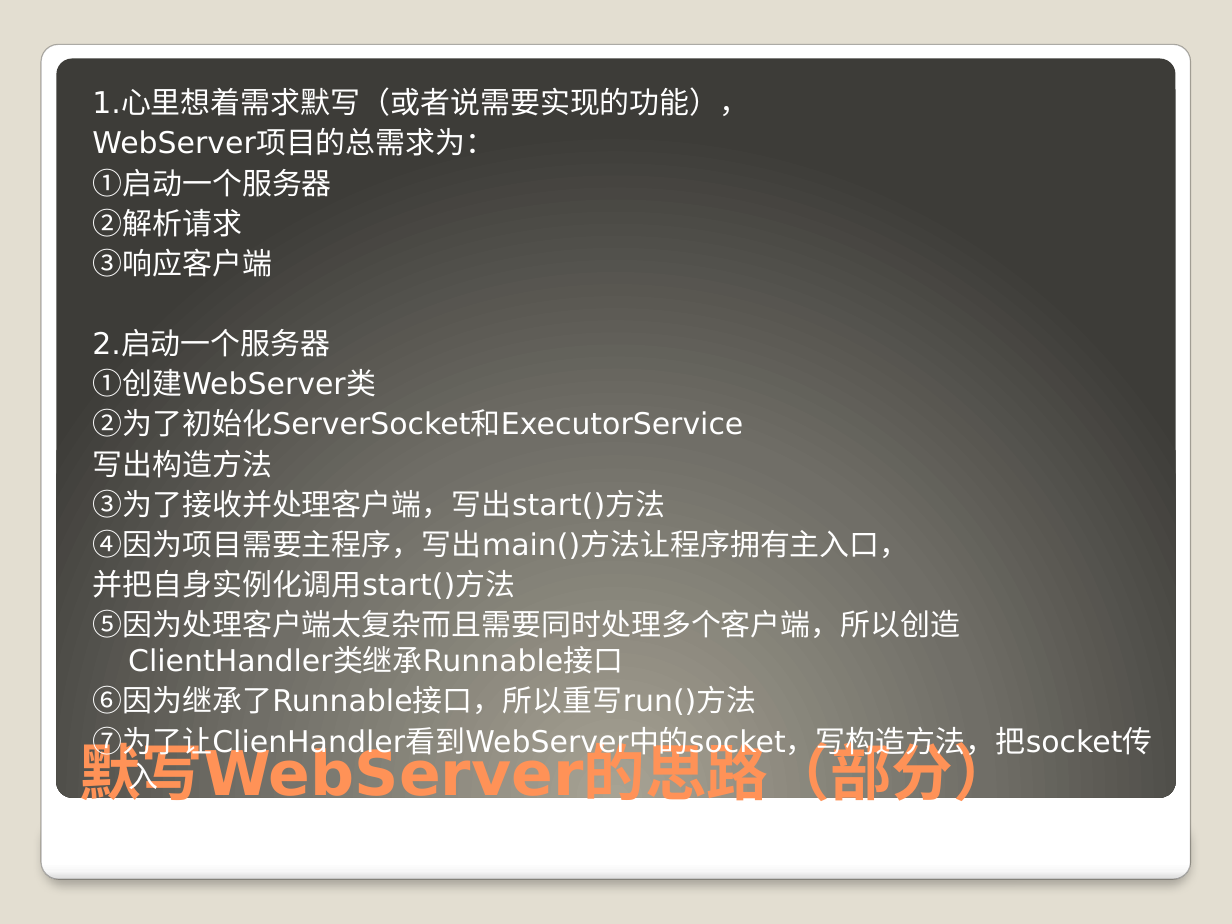
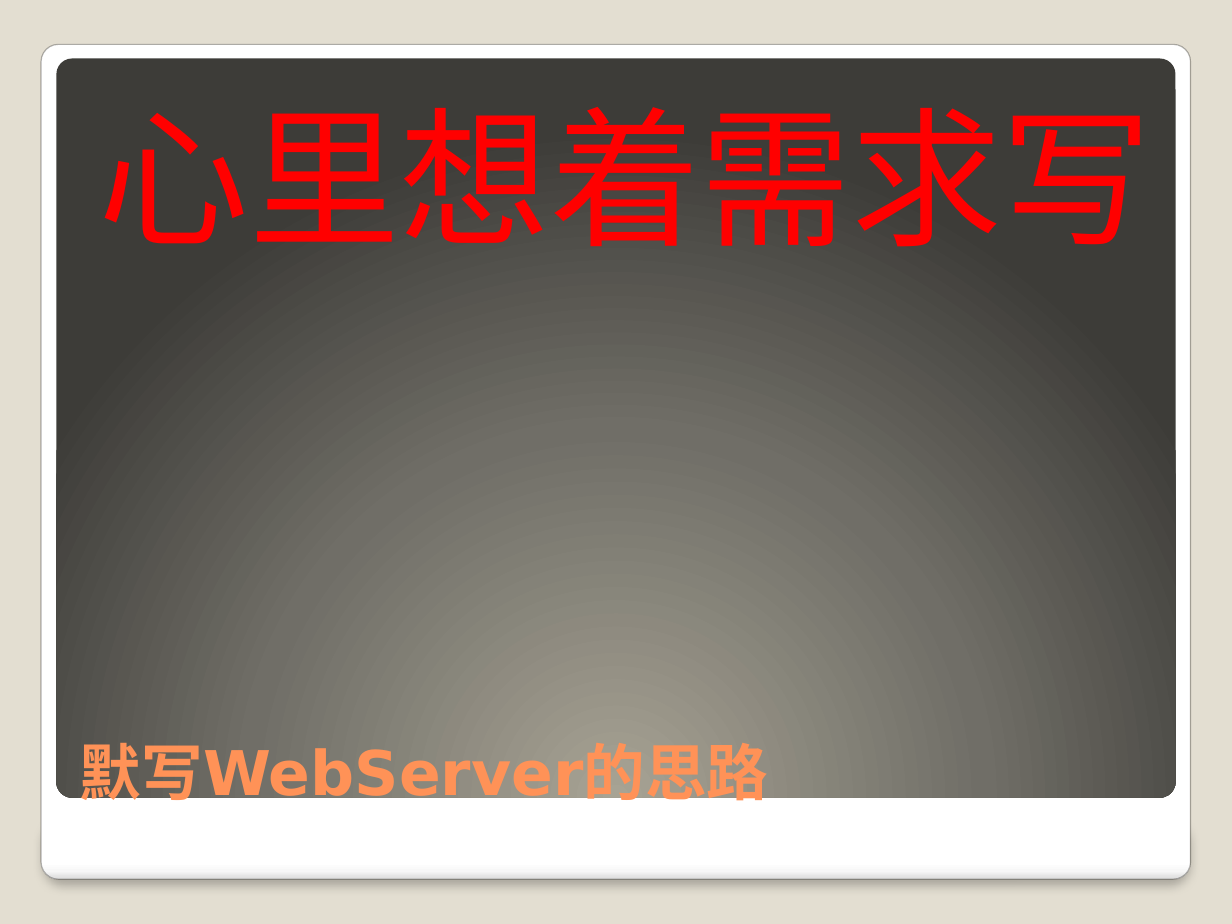
Before and after one commit to 2419931696/learngit, a slide deck: slide 28 of WebServer.pptx (slide 26 before the commit). Drawn at 1232x924 pixels with LibreOffice and Linux fonts; fonts in the diff are those of the drawing. Boxes give left, top, right and bottom in pixels: in the first picture for what was removed or moved away, otherwise in the second. Text is boxed around its words. In the diff, an @@ line names an element or a change of style, - is before the commit and + after.

Commit message:
2018/9/7 23:51

```diff
--- a/WebServer.pptx
+++ b/WebServer.pptx
@@ text at (x1=99, y1=107, x2=1153, y2=247): text changed; size 17.5 to 88 pt; text colour #FFFFFF to #FF0000 @@
-1.心里想着需求默写（或者说需要实现的功能），
-WebServer项目的总需求为：
-①启动一个服务器
-②解析请求
-③响应客户端
-2.启动一个服务器
-①创建WebServer类
-②为了初始化ServerSocket和ExecutorService
-写出构造方法
-③为了接收并处理客户端，写出start()方法
-④因为项目需要主程序，写出main()方法让程序拥有主入口，
-并把自身实例化调用start()方法
-⑤因为处理客户端太复杂而且需要同时处理多个客户端，所以创造ClientHandler类继承Runnable接口
-⑥因为继承了Runnable接口，所以重写run()方法
-⑦为了让ClienHandler看到WebServer中的socket，写构造方法，把socket传入
+心里想着需求写
@@ title at (x1=80, y1=732, x2=768, y2=811): text changed @@
-默写WebServer的思路（部分）
+默写WebServer的思路
```
Also in this commit, not shown: 13 other slides changed.
